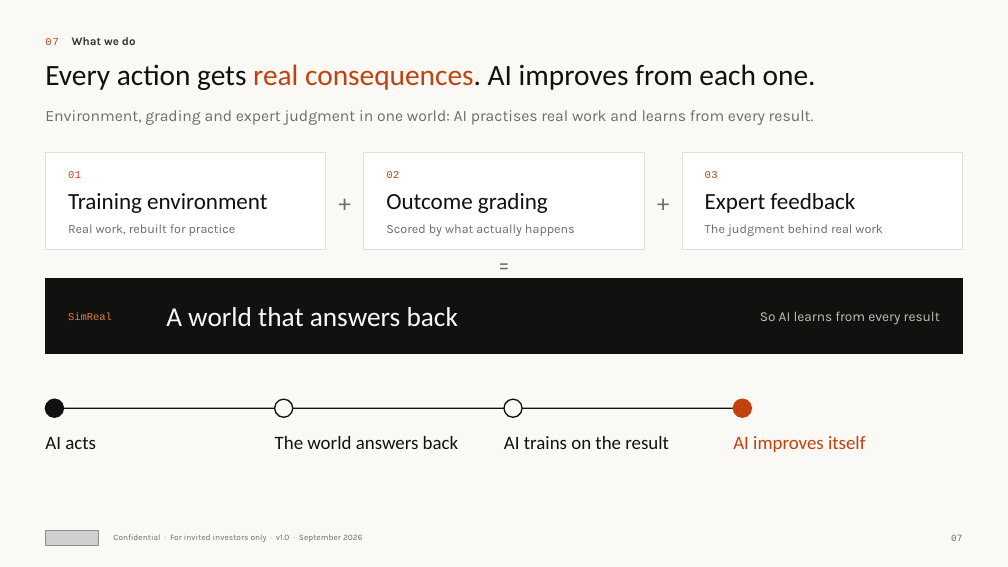
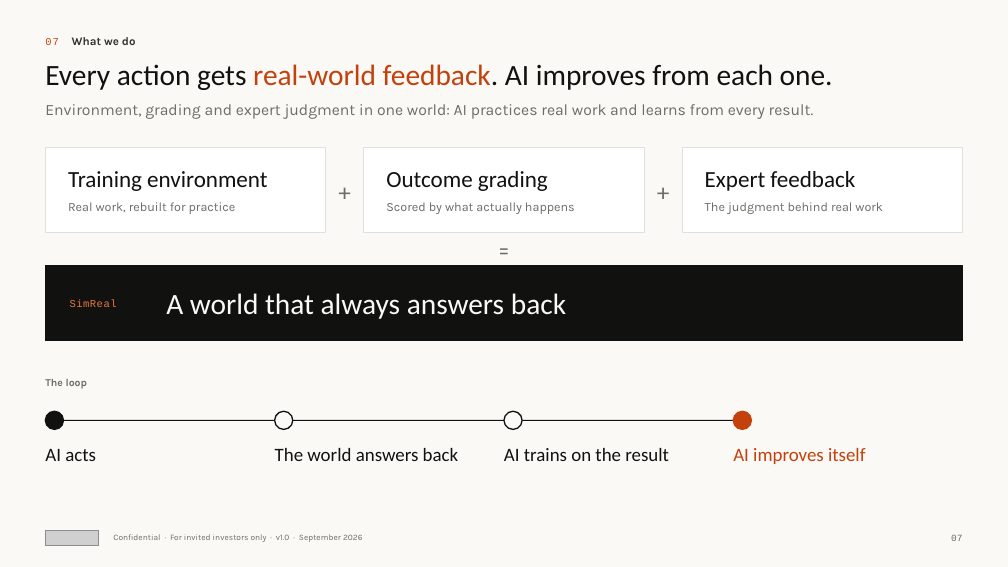
Before and after one commit to wangchen0802/Delta1, a slide deck: slide 7 of SimReal-Seed-Deck-EN.pptx. Drawn at 1008x567 pixels with LibreOffice and Linux fonts; fonts in the diff are those of the drawing; grey boxes stand for pictures. Boxes give left, top, right and bottom in pixels: in the first picture for what was removed or moved away, otherwise in the second. Text is boxed around its words. In the diff, an @@ line names an element or a change of style, - is before the commit and + after.

```diff
--- a/SimReal-Seed-Deck-EN.pptx
+++ b/SimReal-Seed-Deck-EN.pptx
@@ text at box(45, 64, 833, 90): text changed @@
-Every action gets real consequences. AI improves from each one.
+Every action gets real-world feedback. AI improves from each one.
@@ text at box(45, 104, 814, 119): text changed @@
-Environment, grading and expert judgment in one world: AI practises real work and learns from every result.
+Environment, grading and expert judgment in one world: AI practices real work and learns from every result.
@@ rectangle: place and size @@
-rectangle at box(45, 153, 326, 250)
+rectangle at box(45, 147, 326, 232)
@@ text "+" rewrapped from box(326, 153, 364, 250) to box(326, 147, 364, 232) @@
@@ rectangle: place and size @@
-rectangle at box(364, 153, 644, 250)
+rectangle at box(364, 147, 644, 232)
@@ text "+" rewrapped from box(644, 153, 682, 250) to box(644, 147, 682, 232) @@
@@ rectangle: place and size @@
-rectangle at box(682, 153, 963, 250)
+rectangle at box(682, 147, 963, 232)
@@ text removed at box(68, 171, 81, 178) @@
-01
@@ text removed at box(386, 171, 399, 178) @@
-02
@@ text removed at box(705, 171, 718, 178) @@
-03
@@ 6 texts: place and size @@
-6 texts at box(68, 193, 883, 236)
+6 texts at box(68, 171, 883, 214)
@@ 2 texts, 1 rectangle: place and size @@
-2 texts, 1 rectangle at box(45, 250, 963, 354)
+2 texts, 1 rectangle at box(45, 235, 963, 341)
@@ text "SimReal" at box(70, 300, 117, 307): letter spacing 0 to 0.5 pt @@
@@ text at box(166, 293, 566, 319): text changed; size 26 to 28 pt @@
-A world that answers back
+A world that always answers back
@@ text removed at box(760, 311, 940, 325) @@
-So AI learns from every result
@@ text added at box(45, 379, 87, 389), 10 pt, text #6E6C66, bold @@
+The loop
@@ 4 texts, 4 ellipses, 1 line: place and size @@
-4 texts, 4 ellipses, 1 line at box(45, 399, 865, 452)
+4 texts, 4 ellipses, 1 line at box(45, 411, 865, 464)
```
Also in this commit, not shown: 16 other slides changed, 6 slides removed, 6 other files.
